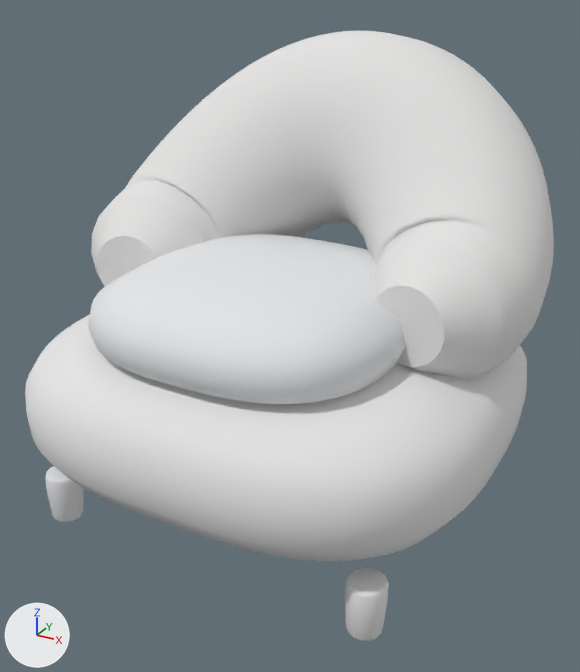
A saved change to the glTF model assets/models/furniture/armchair_min.glb.
Both versions are drawn from a 50 mm camera at (0.613, -1.086, 0.844) aimed at (0.012, 0.006, 0.298). The axes (+X, +Y, +Z) are drawn at lower left. The lights are the same throughout. The picture after the commit comes second. Vertices at exactly the same position are counted once.

Objects in the first picture: 'fabric', 'wood'.
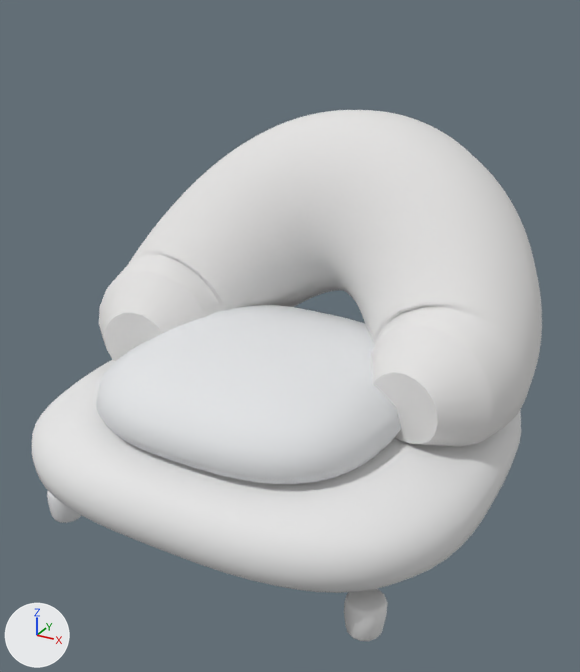
What differs and where, as boxes (x1, y1, x2, y2) in the pictures (580 x 672 px; the box of a moved part takes in the faces that stretch with it):
'fabric', reshaped (9% shorter): before (25, 31, 554, 561); after (32, 110, 542, 593)
'wood', reshaped: before (45, 466, 389, 641); after (47, 491, 388, 641)
part 1 of me_füße_001, moved or reshaped: before (45, 466, 84, 522); after (47, 491, 81, 523)
part 2 of me_füße_001, moved or reshaped: before (345, 567, 389, 594); after (345, 589, 388, 614)
part 3 of me_füße_001, moved or reshaped: before (344, 583, 389, 640); after (344, 603, 388, 640)
part 4 of me_füße_001, moved or reshaped: before (345, 579, 386, 598); after (345, 598, 385, 617)
part 5 of me_füße_001, moved or reshaped: before (347, 595, 381, 640); after (346, 614, 380, 640)

Patch to the scene script:
```diff
--- a/assets/models/furniture/armchair_min.glb.py
+++ b/assets/models/furniture/armchair_min.glb.py
@@ me_füße_001 @@
 # used by ob_wood; location = (0.0, 0.0, 0.0)
-me_füße_001.from_pydata(...)  # 400 vertices, 784 faces; spans x -0.309..0.311, y -0.29..0.29, z -0.001..0.091
+me_füße_001.from_pydata(...)  # 400 vertices, 784 faces; spans x -0.31..0.311, y -0.29..0.289, z 0.0..0.057
+# me_füße_001 part 1: 100 of 400 vertices moved; they spanned x -0.309..-0.248, y -0.289..-0.23, z 0.0..0.09 and now span x -0.31..-0.25, y -0.289..-0.23, z 0.0..0.057; mean shift (-0.001, 0.0, -0.017); largest move (-0.297, -0.236, 0.084) -> (-0.298, -0.236, 0.05)
+# me_füße_001 part 2: 29 of the vertices in x 0.251..0.311, y -0.274..-0.231, z 0.084..0.091 are moved by (0.0, 0.0, -0.034)
+# me_füße_001 part 3: 11 of the vertices in x 0.25..0.31, y -0.284..-0.231, z 0.051 are moved by (0.0, 0.0, -0.019)
+# me_füße_001 part 4: all 14 vertices in x 0.262..0.306, y -0.29..-0.271, z 0.084..0.091 are moved by (0.0, 0.001, -0.034)
+# me_füße_001 part 5: all 3 vertices in x 0.273..0.299, y -0.29..-0.284, z 0.051 are moved by (0.0, 0.001, -0.019)
+# other edits to the shape of me_füße_001 do not show in these pictures
 me_füße_001.materials.append(mat_wood)
@@ me_sockel_001 @@
 # used by ob_fabric; location = (0.0, 0.0, 0.0)
-me_sockel_001.from_pydata(...)  # 3830 vertices, 7648 faces; spans x -0.394..0.403, y -0.37..0.459, z 0.082..0.768
+me_sockel_001.from_pydata(...)  # 3830 vertices, 7648 faces; spans x -0.394..0.402, y -0.369..0.458, z 0.051..0.634
+# me_sockel_001 part 6: 3830 of 3830 vertices moved; they spanned x -0.394..0.403, y -0.37..0.459, z 0.082..0.768 and now span x -0.394..0.402, y -0.369..0.458, z 0.051..0.634; mean shift (0.0, 0.0, -0.115)
 me_sockel_001.materials.append(mat_fabric)
```
